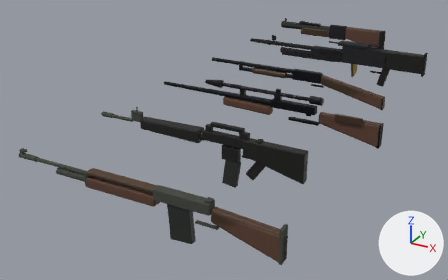
Renders of the Blender file assets/characters/source/vc_weapons.blend from each side of a commit.
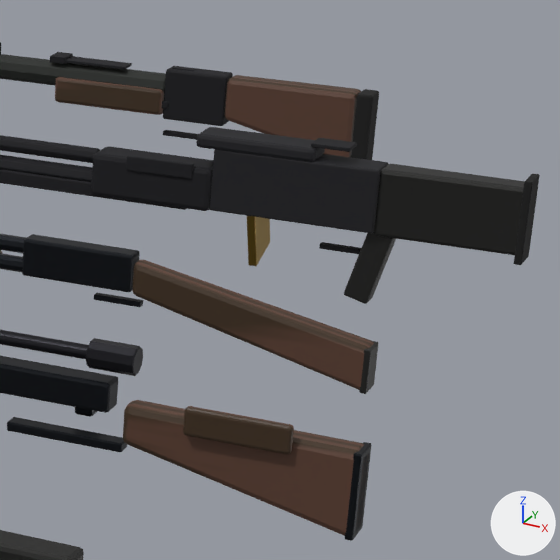
The first picture shows the older version from a 50 mm camera at (1.75, -1.54, 1.32) aimed at (0.34, 1.03, 0.04). The close-ups show the older and then the newer version on the part from 64% to 97% of the width and 3% to 55% of the height of that picture. Only the edits that show in the close-ups are written down. Every picture has the same lights, and +X, +Y and +Z are marked at lower right.

Objects in the first close-up: 'Ithaca37_buttplate', 'Ithaca37_receiver', 'Ithaca37_stock', 'M60_forend', 'M60_receiver', 'M60_stock', 'M70sniper_cheek', 'M70sniper_receiver', 'M70sniper_stock', 'M79_barrel', 'M79_forend', 'M79_receiver', 'M79_stock' and 25 more.
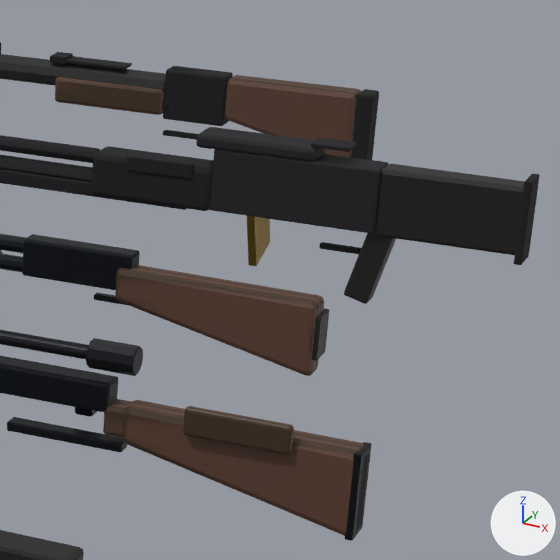
What changed in the scene script:
```text
Add mat_walnut_001:
    mat_walnut_001 = bpy.data.materials.new('Walnut.001')
    # nodes: BsdfPrincipled, Mapping, OutputMaterial, TexCoord, TexWave, ValToRGB
    # colours: brown #3f2c19, brown #5c3e30
Add me_cube_055:
    me_cube_055.from_pydata(...)  # a box spanning x 0.826..0.856, y 0.983..1.017, z 0.253..0.291
    me_cube_055.materials.append(mat_walnut)
Add me_m70sniper_stock_001:
    me_m70sniper_stock_001.from_pydata([(0.85, 0.982, 0.246), (0.85, 1.018, 0.246), (0.85, 1.018, 0.296), (0.85, 0.982, 0.296), (1.14, 0.979, 0.182), (1.14, 1.021, 0.182), (1.14, 1.021, 0.292), (1.14, 0.979, 0.292)], [], [(0, 1, 2, 3), (7, 6, 5, 4), (0, 4, 5, 1), (1, 5, 6, 2), (2, 6, 7, 3), (3, 7, 4, 0)])
    me_m70sniper_stock_001.materials.append(mat_walnut_001)
Remove ob_ithaca37_stock:
    ob_ithaca37_stock = bpy.data.objects.new('Ithaca37_stock', me_ithaca37_stock)
    ob_ithaca37_stock.location = (0.0, 0.0, 0.0)
    _m = ob_ithaca37_stock.modifiers.new('Bevel', 'BEVEL')
    _m.width = 0.008
    _m.width_pct = 0.008
    _m.segments = 2
    _m.angle_limit = 0.7
Change ob_ithaca37_buttplate:
    ob_ithaca37_buttplate.location: (0.0, 0.0, 0.0) -> (-0.071, 0.0, 0.035)
Add ob_m70sniper_wrist:
    ob_m70sniper_wrist = bpy.data.objects.new('M70sniper_wrist', me_cube_055)
    ob_m70sniper_wrist.location = (0.0, 0.0, 0.0)
    _m = ob_m70sniper_wrist.modifiers.new('Bevel', 'BEVEL')
    _m.width = 0.005
    _m.width_pct = 0.005
    _m.segments = 2
    _m.angle_limit = 0.7
Add ob_m70sniper_stock_001:
    ob_m70sniper_stock_001 = bpy.data.objects.new('M70sniper_stock.001', me_m70sniper_stock_001)
    ob_m70sniper_stock_001.location = (-0.2, 0.496, 0.0)
    _m = ob_m70sniper_stock_001.modifiers.new('Bevel', 'BEVEL')
    _m.width = 0.009
    _m.width_pct = 0.009
    _m.segments = 2
    _m.angle_limit = 0.7
```

Location of each change, [x1, y1, x2, y2] in pixels of the close-ups (560 x 560 px):
'M70sniper_stock.001', added (brown)
    after: [115, 265, 324, 376]
'Ithaca37_stock', deleted (brown)
    before: [133, 260, 374, 390]
'Ithaca37_buttplate', moved
    before: [359, 341, 378, 394]
    after: [312, 308, 329, 361]
'M70sniper_wrist', added (brown)
    after: [103, 399, 131, 438]
